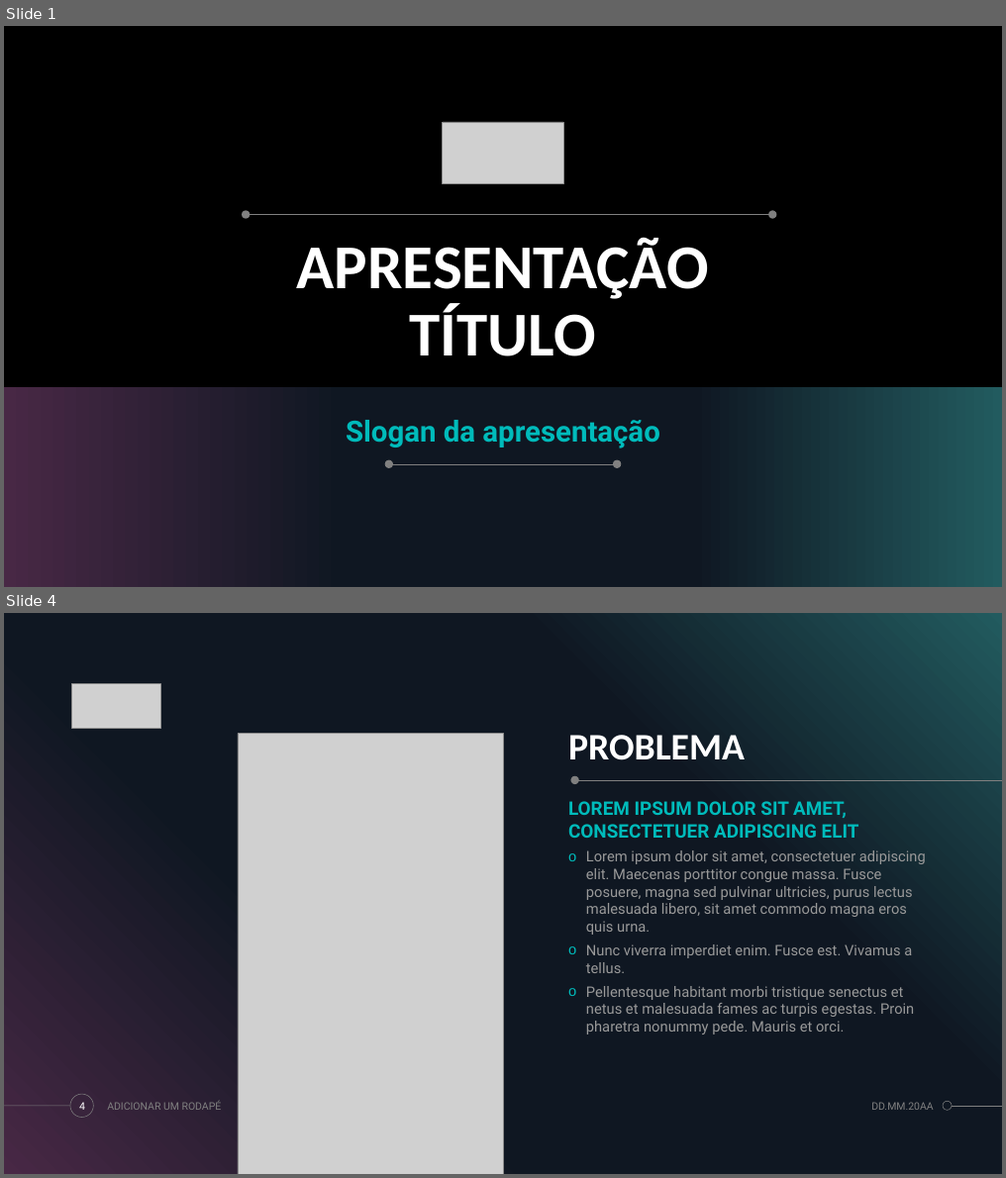
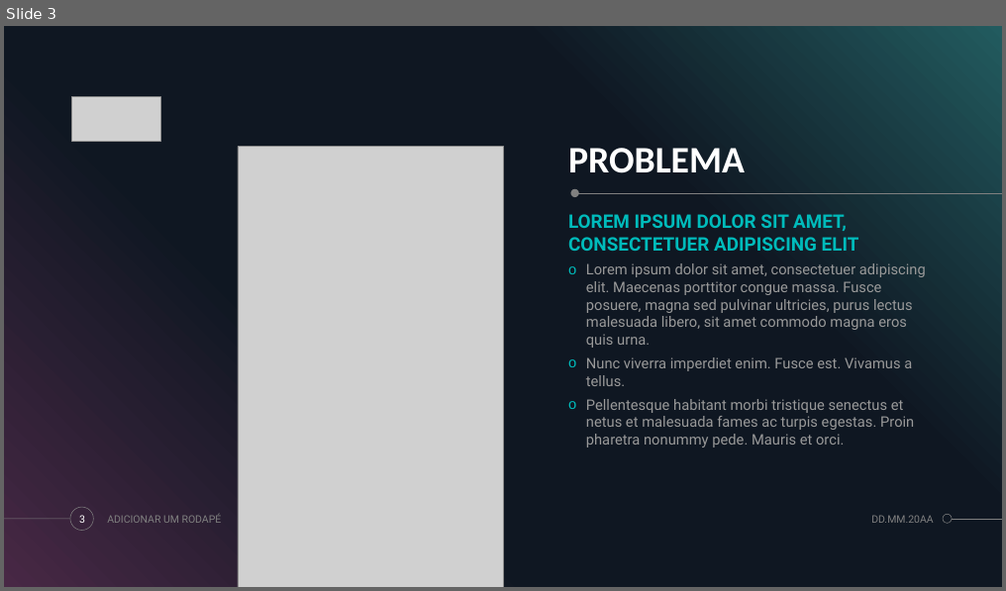
Before and after one commit to DanDan0608/Projeto-Individual, a slide deck: Apresentação-projeto-individual.pptx. Shown one above the other, each under a label of ours: slides 1 and 4 before the commit, slide 3 after it; the slides between them are not shown. The pictures are 1006x1178 and 1006x591 pixels, drawn with LibreOffice and Linux fonts; fonts in the diff are those of the drawing; grey boxes stand for pictures; background and template pictures are left out. Boxes give left, top, right and bottom in pixels: in the first picture for what was removed or moved away, otherwise in the second. Text is boxed around its words. In the diff, an @@ line names an element or a change of style, - is before the commit and + after.

```diff
--- a/Apresentação-projeto-individual.pptx
+++ b/Apresentação-projeto-individual.pptx
@@ slide 1 removed at (4,26,1002,587), background #000000; not listed: 4 template elements that a slide beside it also shows @@
@@ picture removed at (443,122,564,184) @@
@@ ellipse removed at (242,210,250,218) @@
@@ line removed from (246, 215) to (773, 215) @@
@@ ellipse removed at (768,210,776,218) @@
@@ title removed at (297,237,709,357) @@
-APRESENTAÇÃO
-TÍTULO
@@ rectangle removed at (4,387,1002,587) @@
@@ subtitle removed at (346,420,659,449) @@
-Slogan da apresentação
@@ ellipse removed at (385,461,393,469) @@
@@ line removed from (387, 465) to (614, 465) @@
@@ ellipse removed at (613,461,621,469) @@
@@ what was slide 4 is now slide 3 @@
@@ page number at (79,515,85,523): text changed @@
-4
+3
```
Also in this commit, not shown: 1 slide changed, 2 slides added, 2 other slides removed, 5 other files.
